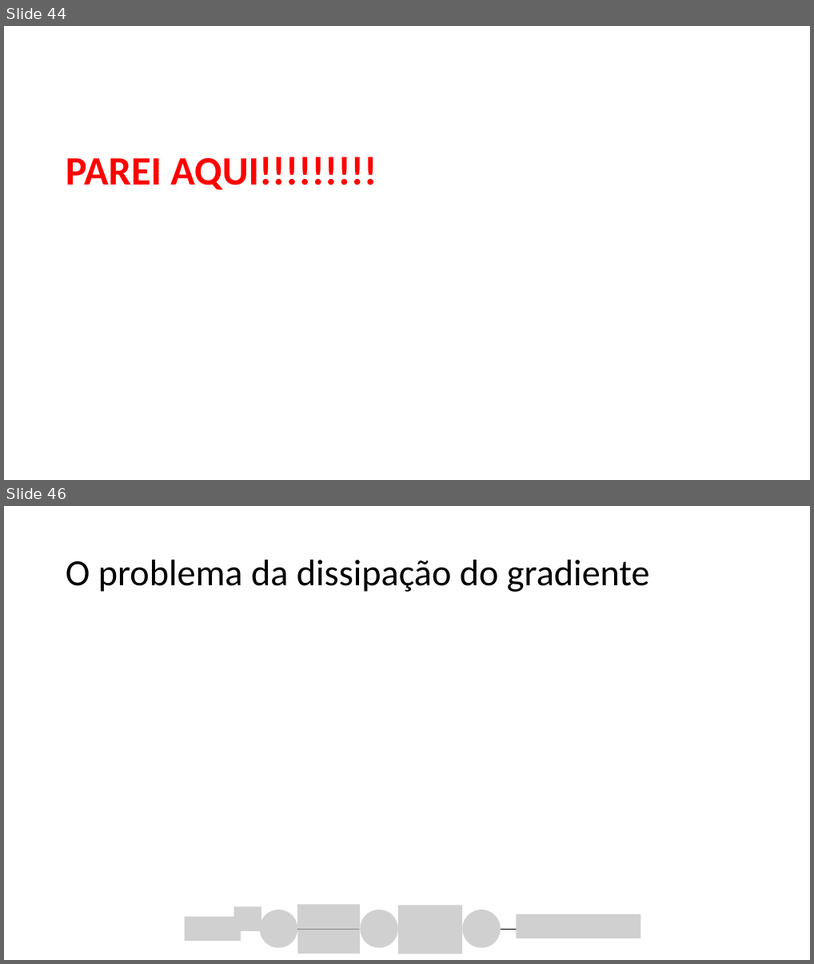
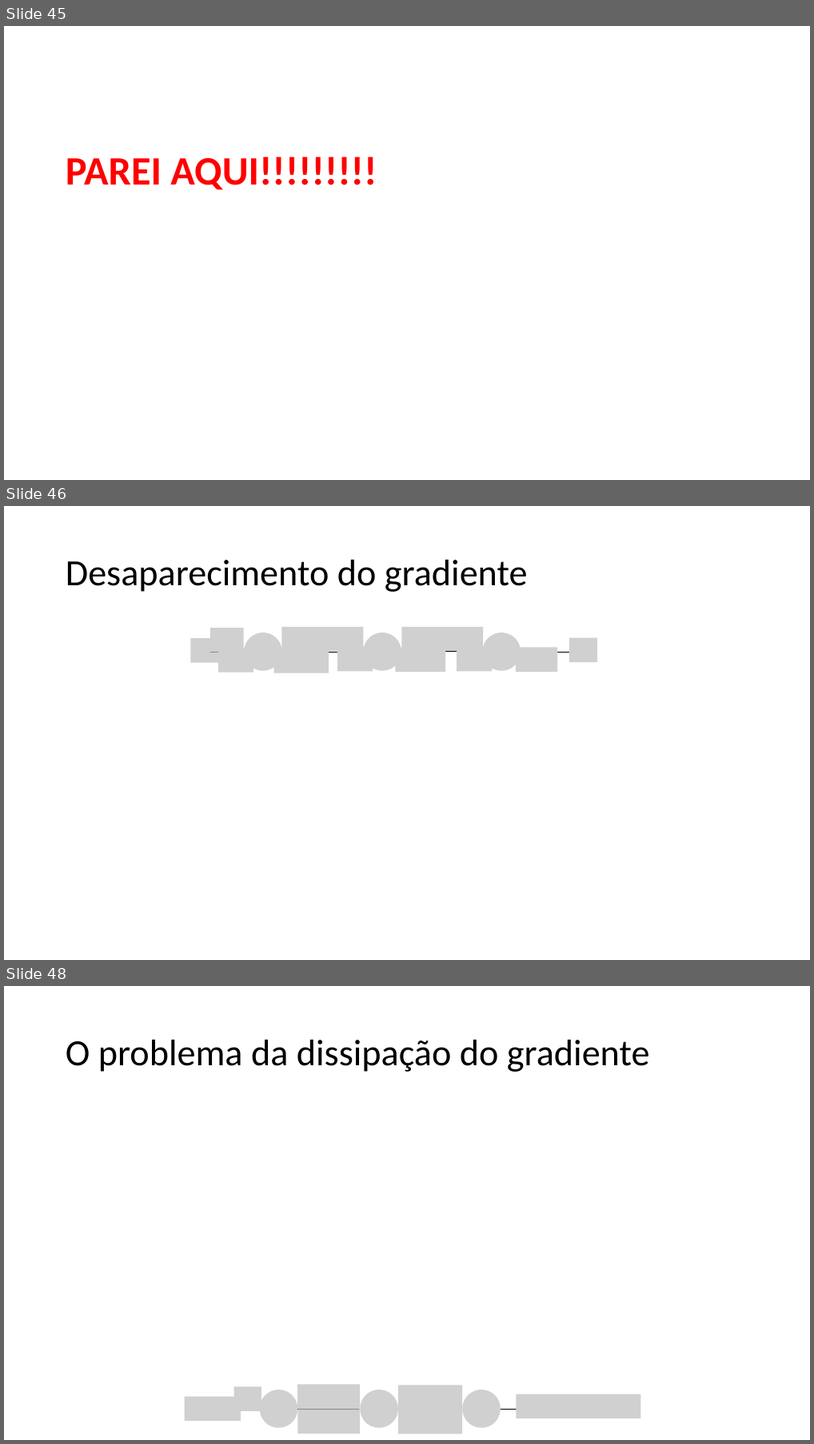
Before and after one commit to zz4fap/c24_inteligencia_artificial, a slide deck: slides/C24_MLP.pptx. Shown one above the other, each under a label of ours: slides 44 and 46 before the commit, slides 45, 46 and 48 after it; the slides between them are not shown. The pictures are 814x964 and 814x1444 pixels, drawn with LibreOffice and Linux fonts; fonts in the diff are those of the drawing; grey boxes stand for pictures. Boxes give left, top, right and bottom in pixels: in the first picture for what was removed or moved away, otherwise in the second. Text is boxed around its words. In the diff, an @@ line names an element or a change of style, - is before the commit and + after.

```diff
--- a/slides/C24_MLP.pptx
+++ b/slides/C24_MLP.pptx
@@ slide 46 added at (4,506,810,960), background #FFFFFF @@
@@ title added at (66,560,528,592), 44 pt, text #000000 @@
+Desaparecimento do gradiente
@@ group added at (191,627,598,673): 13 pictures, 4 arrows @@
@@ picture added at (516,648,558,672) @@
@@ what was slide 44 is now slide 45 @@
@@ what was slide 46 is now slide 48 @@
```
Also in this commit, not shown: 4 other slides added, 3 slides removed, 3 other files.
